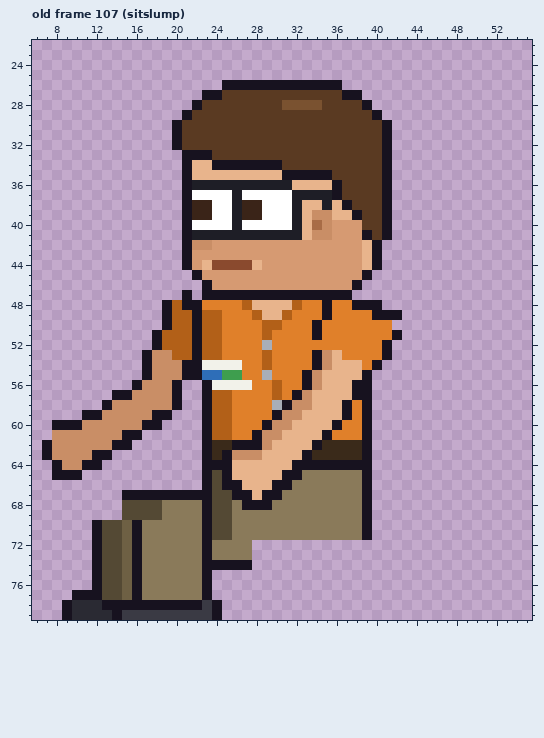
Edited in one commit: pixel-art file (sprites/expo/expo_ray_left_anim.aseprite). Above, as it was before the edit.
64x80 pixels, 129 frames. Colours within 5 levels of each other are drawn and written as one. Shown: old frame 107 (sitslump): x 6..55, y 22..79. The commit also changed other frames, which this record leaves out.
Now the later version:
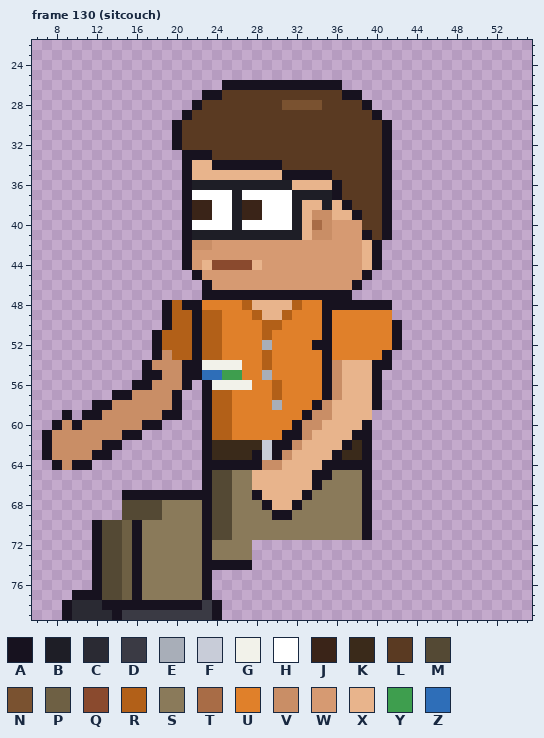
Palette (. is transparent): A #17121f  B #1e1e26  C #2a2a33  D #3a3a44  E #a8aeb8  F #c8ccd8  G #f2f2ea  H #ffffff  J #3a2418  K #3a2a1a  L #5a3a22  M #544934  N #7a5230  P #6e6044  Q #8a4a2e  R #b26018  S #8a7a5a  T #a86c46  U #e0802a  V #c98e66  W #d69a72  X #e8b48c  Y #3e9e4e  Z #2e6eb8
A new or re-ordered frame is compared with the old frame closest to it.
The edit:
frames 129 -> 135
--- frame 130 (sitcouch) is new; against old frame 107 (sitslump), layers "Near Arm", "Back Arm"
@@ x 6..55 @@
 46 .................AWWWWWWWWWWWWWWA.................
-47 ...............A.AAAAAAAAAAAAAAA..................
-48 .............ARAAUUUURXXXXRUUAUUAAA...............
-49 .............ARRARRUUURXXRUUUAUUUUAAA.............
-50 .............ARRARRUUUURRUUUAUUUUUUU..............
-51 ............ARRRARRUUUURUUUUAUUUUUUUA.............
-52 ............ARRRARRUUUUEUUUUUUUUUUUA..............
-53 ...........AVVRRARRUUUURUUUUAVXUUUUA..............
-54 ...........AVVVAAGGGGUURUUUUAVXXXUA...............
-55 ...........AVVVAAZZYYUUEUUUAVXXXXA................
-56 ..........AVVVA..AGGGGUURUUAVXXXAA................
-57 ........AAVVVVA..ARRUUUURUAVXXXXAA................
-58 .......AVVVVVVA..ARRUUUUEAVVXXXAUA................
-59 .....AAVVVVVAA...ARRUUUUAVVXXXXAUA................
-60 ..AAAVVVVVVAA....ARRUUUAVVXXXXAUUA................
-61 ..VVVVVVVAA......ARRUUAVVXXXXAUUUA................
-62 .AVVVVVVAA.......AKKAAAVXXXXAKKKKA................
-63 .AVVVVAA.........AKAVVVXXXXAKKKKKA................
-64 ..AVVAA..........AAAXXXXXXAAAAAAAA................
-65 ..AAA............AMAXXXXXAASSSSSSA................
-66 .................AMAAXXXAASSSSSSSA................
-67 .........AAAAAAAAAMMAAXAASSSSSSSSA................
-68 .........MMMMSSSSAMMSAAASSSSSSSSSA................
-69 .........MMMMSSSSAMMSSSSSSSSSSSSSA................
+47 .................AAAAAAAAAAAAAAA..................
+48 .............ARAAUUUURXXXXRUUAAAAAAA..............
+49 .............ARRARRUUURXXRUUUAUUUUUU..............
+50 .............ARRARRUUUURRUUUUAUUUUUUA.............
+51 ............ARRRARRUUUURUUUUUAUUUUUUA.............
+52 ............ARRRARRUUUUEUUUUAAUUUUUUA.............
+53 ............AVRRARRUUUURUUUUUAUUUUUA..............
+54 ...........AVVVAAGGGGUURUUUUUAVXXXAA..............
+55 ...........AAVVAAZZYYUUEUUUUUAVXXXA...............
+56 ..........AAVVVA.AGGGGUURUUUUAVXXXA...............
+57 ........AAVVVVA..ARRUUUURUUUUAVXXXA...............
+58 ......AAVVVVVVA..ARRUUUUEUUUAVXXXXA...............
+59 ...A.AAVVVVVVAA..ARRUUUUUUUAVVXXXX................
+60 ..AVAVVVVVVAA....ARRUUUUUUAVVXXXXA................
+61 .AVVVVVVVAA......ARRUUUUUAAVXXXXAA................
+62 .AVVVVVAA........AKKKKKFAAVXXXXAKA................
+63 .AVVVVAA.........AKKKKAFAVXXXXAKKA................
+64 ..AVAA...........AAAAAAVVXXXXAAAAA................
+65 .................AMMSSXXXXXXAASSSA................
+66 .................AMMSSXXXXXXASSSSA................
+67 .........AAAAAAAAAMMSSAXXXXASSSSSA................
+68 .........MMMMSSSSAMMSSSAXXASSSSSSA................
+69 .........MMMMSSSSAMMSSSSAASSSSSSSA................
 70 ......AMMPASSSSSSAMMSSSSSSSSSSSSSA................
Where, in picture pixels (left, top, right, bottom), the same in both pictures:
erased: (182, 290, 192, 300)
changed: (222, 300, 402, 520)
changed: (42, 350, 192, 480)
